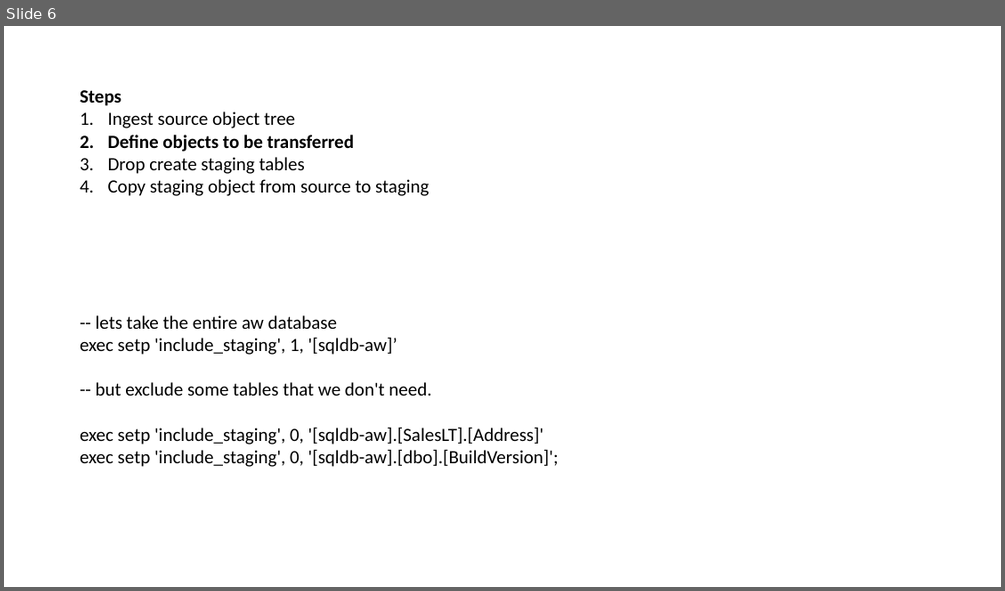
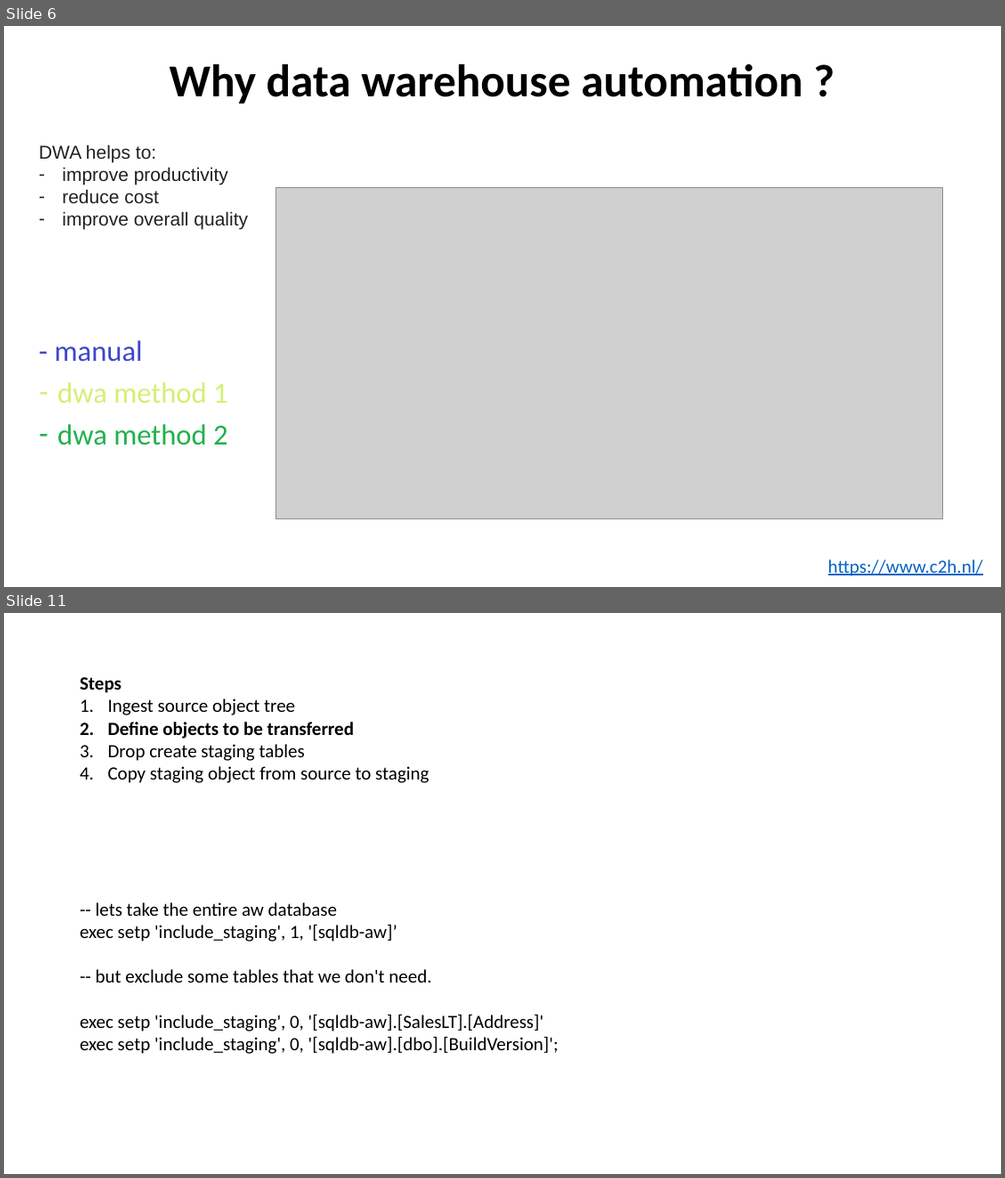
Before and after one commit to basvdberg/BETL, a slide deck: image/dwa_sas_vs_microsoft.pptx. Shown one above the other, each under a label of ours: slide 6 before the commit, slides 6 and 11 after it; the slides between them are not shown. The pictures are 1005x591 and 1005x1178 pixels, drawn with LibreOffice and Linux fonts; fonts in the diff are those of the drawing; grey boxes stand for pictures. Boxes give left, top, right and bottom in pixels: in the first picture for what was removed or moved away, otherwise in the second. Text is boxed around its words. In the diff, an @@ line names an element or a change of style, - is before the commit and + after.

```diff
--- a/image/dwa_sas_vs_microsoft.pptx
+++ b/image/dwa_sas_vs_microsoft.pptx
@@ slide 6 added at (4,26,1001,587), background #FFFFFF @@
@@ title added at (170,64,802,103), 44 pt, text #000000, bold @@
+Why data warehouse automation ?
@@ text added at (39,144,248,230), 18 pt, text #202122 @@
+DWA helps to:
+– improve productivity
+– reduce cost
+– improve overall quality
@@ picture added at (276,187,943,518) @@
@@ text added at (55,340,228,445), 28 pt, text #D2F075 @@
+- manual
+– dwa method 1
+– dwa method 2
@@ text added at (828,559,983,576), 18 pt, text #0563C1, underline @@
+https://www.c2h.nl/
@@ what was slide 6 is now slide 11 @@
```
Also in this commit, not shown: 7 slides changed, 11 other slides added, 10 slides removed, 2 other files.
